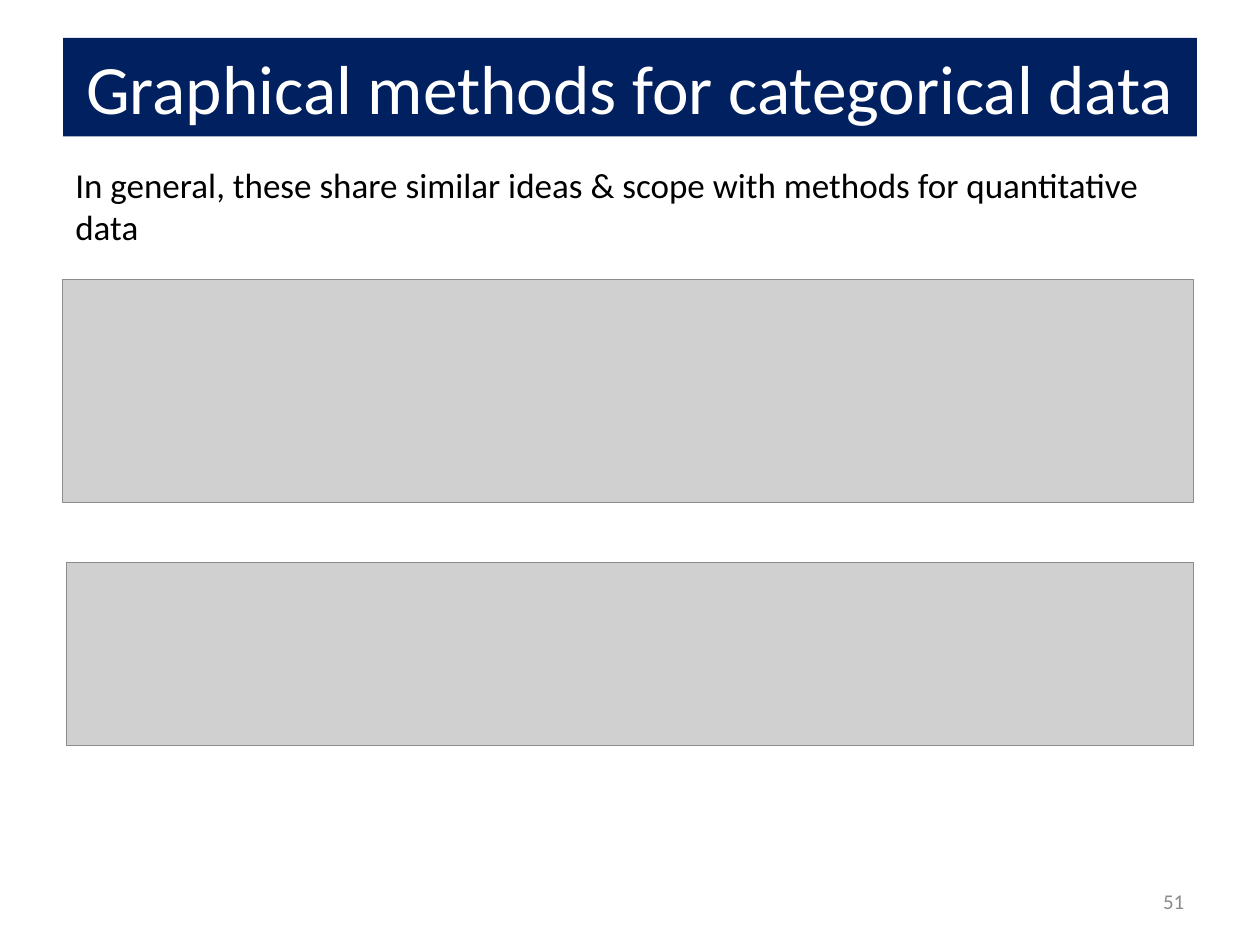
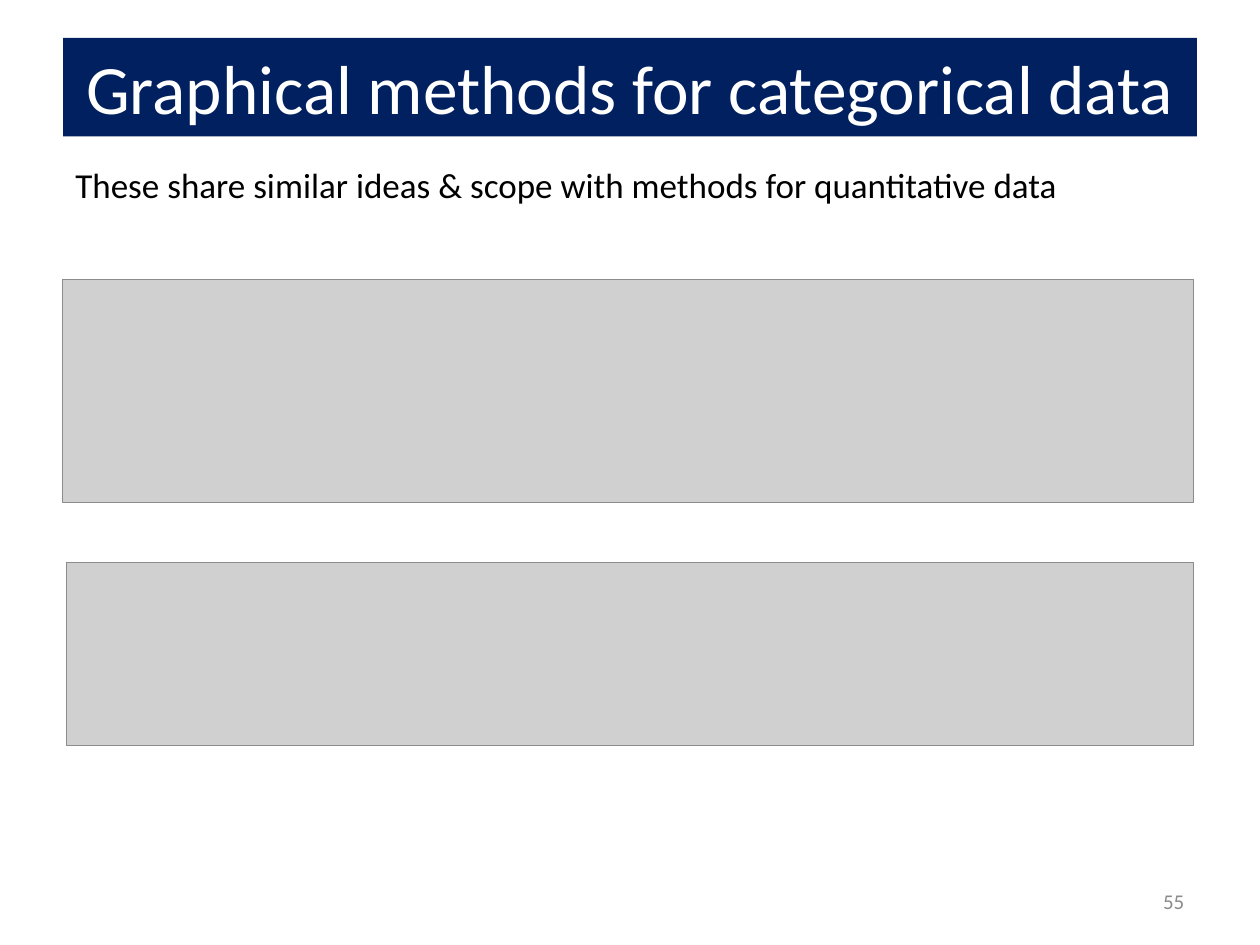
Before and after one commit to friendly/psy6136, a slide deck: slide 55 of docs/lectures/01-Overview.pptx (slide 51 before the commit). Drawn at 1260x945 pixels with LibreOffice and Linux fonts; fonts in the diff are those of the drawing; grey boxes stand for pictures. Boxes give left, top, right and bottom in pixels: in the first picture for what was removed or moved away, otherwise in the second. Text is boxed around its words. In the diff, an @@ line names an element or a change of style, - is before the commit and + after.

```diff
--- a/docs/lectures/01-Overview.pptx
+++ b/docs/lectures/01-Overview.pptx
@@ text at box(75, 173, 1057, 204): text changed @@
-In general, these share similar ideas & scope with methods for quantitative data
+These share similar ideas & scope with methods for quantitative data
@@ page number at box(1163, 895, 1184, 909): text changed @@
-51
+55
```
Also in this commit, not shown: 10 other slides changed, 5 slides added, 18 other files.
